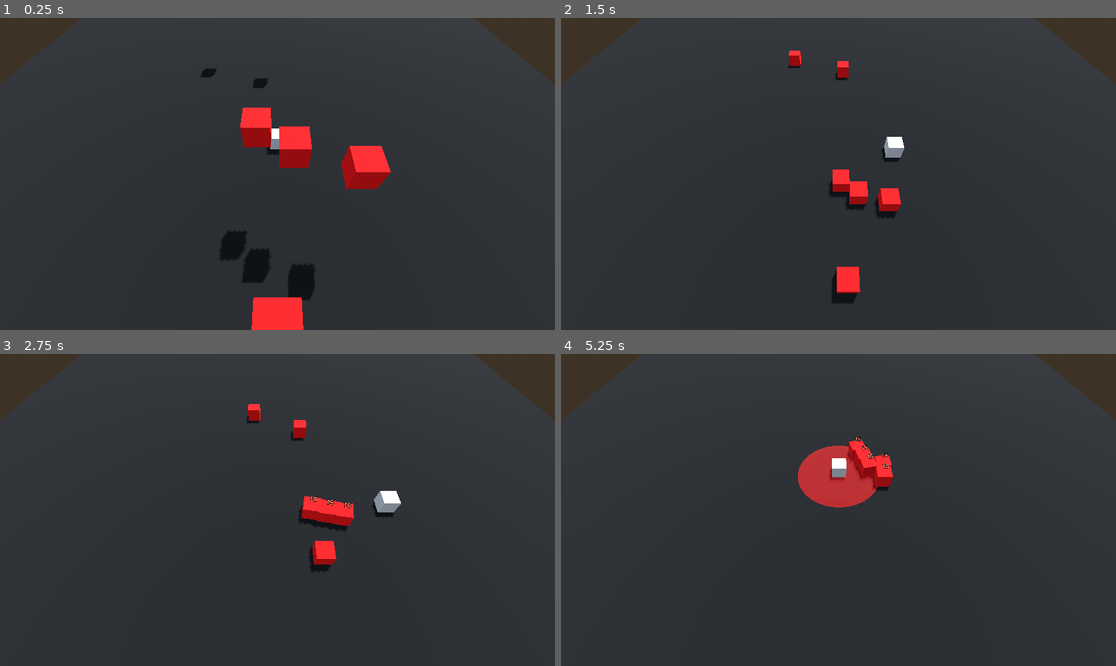
Above: before the commit, frames 1-4 (two rows, left to right).
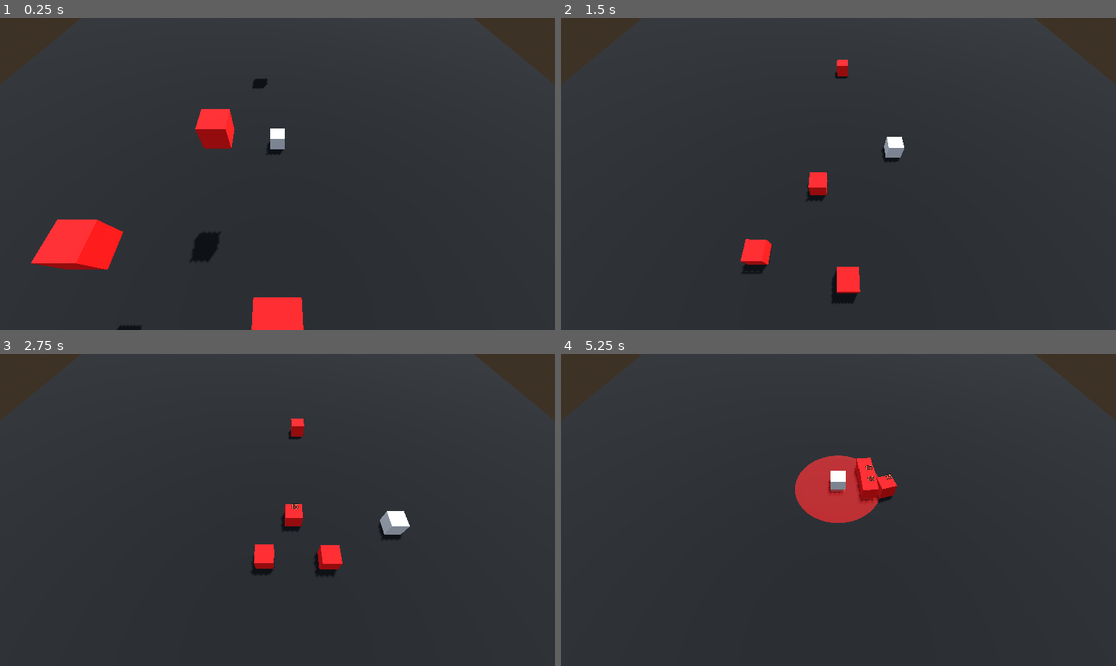
Above: after the commit, the same moments.

Repository: KamPit0605/gdc-project--dice-challenge
Game: Godot game, scene res://Scenes/prototype.tscn
Two runs of this game, one before a commit and one after it. Both use one fixed random seed, a clock stepped at 60 frames per second and the inputs below.
Inputs (mouse positions are in pixels of both pictures, inside the frame that each line leads up to):
- Up to frame 1 (0.25 s): no input
- Up to frame 2 (1.5 s): tap Enter (ui_accept) at 0.5, 0.77 s; move the mouse to (960, 158) at 0.52 s; hold D (Move_Right) 0.53-1.28 s; click (960, 158) at 0.6 s; move the mouse to (727, 189) at 1.27 s; hold S (Move_Backward) from 1.28 s (still down); click (727, 189) at 1.35 s
- Up to frame 3 (2.75 s): tap Enter (ui_accept) at 1.52 s; move the mouse to (333, 441) at 2.02 s; release S (Move_Backward) at 2.03 s; hold D (Move_Right) from 2.03 s (still down); tap Z (Auto_Attack) at 2.1 s; click (333, 441) at 2.3 s
- Up to frame 4 (5.25 s): move the mouse to (810, 572) at 2.77 s; release D (Move_Right) at 2.78 s; hold W (Move_Forward) 2.78-3.53 s; click (810, 572) at 2.85 s; tap Enter (ui_accept) at 3.02, 3.77, 4.52 s; move the mouse to (1005, 556) at 3.52 s; hold A (Move_Left) 3.53-5.03 s; click (1005, 556) at 3.6 s; move the mouse to (672, 463) at 4.27 s; tap Z (Auto_Attack) at 4.35 s; click (672, 463) at 4.55 s; move the mouse to (866, 510) at 5.02 s; hold S (Move_Backward) from 5.03 s (still down); click (866, 510) at 5.1 s

The runs differ from the first frame. In frame 1, 6.9% of the frame differs, in the area x 5-71%, y 16-100%; in frame 2, 1.9%; in frame 3, 2.7%; in frame 4, 2.4%.

Commit message:
2026-3-17 | Stronger Enemy Added
Added an instantiated Enemy Strong node (Previous enemy duplicate).

Changed and added new variables and functions on EnemySpawning script
   - variables RoundsSpawn and SpawnRNG
   - Changed the _instancing function. Instead of one specific level, it is now any, dependent on the function variable "Enemy".
    - InstanceDifferentTypes function proides rng for what spawns (and when regarding rounds of spawning.

Diff:
--- /dev/null
+++ b/Characters/Enemy/enemy_strong_dice.tscn
@@ -0,0 +1,45 @@
+[gd_scene format=3 uid="uid://dos88ftpsxo1b"]
+
+[ext_resource type="Script" uid="uid://dbe2tlcem6851" path="res://Scripts/Enemy/enemy_strong_dice.gd" id="1_xuio4"]
+
+[sub_resource type="BoxShape3D" id="BoxShape3D_w0rp6"]
+
+[sub_resource type="BoxMesh" id="BoxMesh_wwsqc"]
+
+[sub_resource type="StandardMaterial3D" id="StandardMaterial3D_fowbw"]
+albedo_color = Color(0.2784314, 0, 0, 1)
+
+[sub_resource type="BoxShape3D" id="BoxShape3D_wwsqc"]
+size = Vector3(1.05, 1.05, 1.05)
+
+[node name="enemyStrong_dice" type="RigidBody3D" unique_id=1738791593 groups=["Enemies"]]
+script = ExtResource("1_xuio4")
+
+[node name="CollisionShape" type="CollisionShape3D" parent="." unique_id=506290660]
+shape = SubResource("BoxShape3D_w0rp6")
+
+[node name="MeshInstance3D" type="MeshInstance3D" parent="." unique_id=75911881]
+mesh = SubResource("BoxMesh_wwsqc")
+surface_material_override/0 = SubResource("StandardMaterial3D_fowbw")
+
+[node name="EnemyTrigger" type="Area3D" parent="." unique_id=605287903 groups=["Enemies"]]
+
+[node name="CollisionShape3D" type="CollisionShape3D" parent="EnemyTrigger" unique_id=629395947]
+shape = SubResource("BoxShape3D_wwsqc")
+
+[node name="DamageCooldown" type="Timer" parent="." unique_id=528611121]
+wait_time = 0.1
+
+[node name="DamageLabel" type="Label3D" parent="." unique_id=502174633]
+transform = Transform3D(1.505, 0, 0, 0, 0.96739537, 1.1528969, 0, -1.1528969, 0.96739537, 0, 1, 0)
+visible = false
+modulate = Color(1, 0.47168958, 0.38229927, 1)
+text = "asdfsaefsadf"
+font_size = 50
+
+[node name="FollowingCooldown" type="Timer" parent="." unique_id=1520790909]
+
+[connection signal="area_entered" from="EnemyTrigger" to="." method="_on_enemy_trigger_area_entered"]
+[connection signal="area_exited" from="EnemyTrigger" to="." method="_on_enemy_trigger_area_exited"]
+[connection signal="timeout" from="DamageCooldown" to="." method="_on_damage_cooldown_timeout"]
+[connection signal="timeout" from="FollowingCooldown" to="." method="_on_following_cooldown_timeout"]
--- a/Scenes/Systems/EnemySpawner.tscn
+++ b/Scenes/Systems/EnemySpawner.tscn
@@ -2,10 +2,12 @@
 
 [ext_resource type="Script" uid="uid://tath0ygmvrin" path="res://Scripts/Enemy/EnemySpawning.gd" id="1_up1wc"]
 [ext_resource type="PackedScene" uid="uid://djs3rameploj" path="res://Characters/Enemy/enemy_low_dice.tscn" id="2_aoe3b"]
+[ext_resource type="PackedScene" uid="uid://dos88ftpsxo1b" path="res://Characters/Enemy/enemy_strong_dice.tscn" id="3_x13wn"]
 
 [node name="Enemy Spawner" type="Node3D" unique_id=1095715711]
 script = ExtResource("1_up1wc")
 EnemyLowLevel = ExtResource("2_aoe3b")
+EnemyStrongLevel = ExtResource("3_x13wn")
 
 [node name="SpawnerCooldown" type="Timer" parent="." unique_id=1614421818]
 wait_time = 10.0
--- a/Scripts/Enemy/EnemySpawning.gd
+++ b/Scripts/Enemy/EnemySpawning.gd
@@ -3,6 +3,7 @@
 @onready var SpawnerCooldown = $SpawnerCooldown
 
 @export var EnemyLowLevel: PackedScene
+@export var EnemyStrongLevel: PackedScene
 @export var targetPlayer: Node3D
 
 @export var TopPositionMarker: Node3D
@@ -12,6 +13,9 @@
 
 var Spawning: bool
 var SpawnCount: int
+
+var RoundsSpawn: int #how many times the enemies spawned
+var SpawnRNG: int #the chance for different enemies
 
 var SpawnPosition: int
 
@@ -27,7 +31,8 @@
 		#var EnemyLowSpawned = EnemyLowLevel.instantiate()
 		#add_child(EnemyLowSpawned)
 		SpawnPosition = randi_range(0,1)
-		_instancing()
+		SpawnRNG = randi_range(0,50)
+		_instanceDifferentTypes()
 		SpawnCount -= 1
 
 	else:
@@ -36,20 +41,25 @@
 
 
 
-func _instancing():
-	var Instance_LowLevel = EnemyLowLevel.instantiate()
-	add_child(Instance_LowLevel)
-	Instance_LowLevel.Player = targetPlayer
+func _instancing(Enemy):
+	var Instance_Level = Enemy.instantiate()
+	add_child(Instance_Level)
+	Instance_Level.Player = targetPlayer
 	if SpawnPosition == 0:
-		Instance_LowLevel.position = Vector3(TopPositionMarker.position.x,6,TopPositionMarker.position.z)
+		Instance_Level.position = Vector3(TopPositionMarker.position.x,6,TopPositionMarker.position.z)
 		TopPositionMarker.translate(Vector3(randf_range(-5,5),0,randf_range(-5,2)))
 		#Instance_Lowlevel.translate(Vector3(randf_range(-5,5),6,randf_range(-5,5)))
 	elif SpawnPosition == 1:
-		Instance_LowLevel.position = Vector3(BottomPositionMarker.position.x,6,BottomPositionMarker.position.z)
+		Instance_Level.position = Vector3(BottomPositionMarker.position.x,6,BottomPositionMarker.position.z)
 		BottomPositionMarker.translate(Vector3(randf_range(-5,5),0,randf_range(-5,2)))
 	#Instance_LowLevel.TopMidPosition = TopPositionMarker
 	#Instance_LowLevel.BottomMidPosition = BottomPositionMarker
-
+func _instanceDifferentTypes():
+	if SpawnRNG >= 30:
+		if RoundsSpawn >= 5:
+			_instancing(EnemyStrongLevel)
+	else:
+		_instancing(EnemyLowLevel)
 
 
 func _on_spawner_cooldown_timeout():
@@ -58,4 +68,5 @@
 	Spawning = true
 	TopPositionMarker.global_position = TopMidReset.global_position
 	BottomPositionMarker.global_position = BottomMidReset.global_position
+	RoundsSpawn += 1
 	SpawnerCooldown.start(10)
--- /dev/null
+++ b/Scripts/Enemy/enemy_strong_dice.gd
@@ -0,0 +1,138 @@
+extends RigidBody3D
+#Globals
+	#GlobalPlayerScript
+
+@export var Enemy = RigidBody3D
+@export var rotationSpeed: float = 15
+@export var EnemyTrigger = Area3D
+@onready var DamageCooldownTimer = $DamageCooldown
+@onready var DamageLabel = $DamageLabel
+
+var PlayerAttackTrigger: bool = false #entered player's Area3D
+var DamageCooldown: bool = false
+var DamageCooldownF: float = 0.5
+#--MOVEMENT--
+var SPEED = 3.0
+
+#--HEALTH--
+var Health: int = 50
+
+#--PLAYER FOLLOW--
+var Player: CharacterBody3D #@export
+
+@onready var FollowingCooldownTimer = $FollowingCooldown
+var FollowPlayer: bool = false
+
+#--ADJUSTMENTS--
+var TriggerOfF: float = 1.0 #variable for preventing any triggering happen within float time
+var PlayerAreaCount: int = 0 #counts how many times it entered the Area3D (even in some OTHER way that I don't know)
+
+#--SPAWNING--
+var TopMidPosition = Node3D #@export
+var BottomMidPosition = Node3D #@export
+var Positioner: int #assigns the above positions to their respective ints
+
+#@export var Cloned: bool = false
+
+# Called when the node enters the scene tree for the first time.
+func _ready():
+	#Cloned = true
+	DisableALLTriggers()
+	FollowingCooldownTimer.start(1)
+	#if Cloned:
+		#_ifSpawning()
+
+
+# Called every frame. 'delta' is the elapsed time since the previous frame.
+func _process(delta):
+	DamageLabel.text = str(Health)
+	_debugPrinting()
+	if (GlobalPlayerScript.Attacking == true && PlayerAttackTrigger == true && DamageCooldown == false): #damage taken
+		Health -= 15
+		DamageCooldownTimer.start(DamageCooldownF)
+		DamageLabel.visible = true
+		_followcooldown(0.5)
+		print("OUCH!")
+		DamageCooldown = true
+
+	_Health()
+	#_followingplayer()
+	#_triggerAdjust()
+
+func _debugPrinting():
+	pass
+	#print(Health, FollowPlayer)
+
+func _physics_process(delta):
+	#if Cloned:
+		var targetPlayer = (Player.position - position).normalized()
+		if FollowPlayer:
+			position += targetPlayer * SPEED * delta
+
+func _on_damage_cooldown_timeout():
+	DamageCooldown = false
+
+func _Health():
+	if Health <= 0:
+		queue_free()
+		#self.visible = false
+		#FollowPlayer = false
+		#Health = 0
+
+
+func _triggerAdjust():
+	pass
+	#TriggerOfF - 0.1
+	#if (TriggerOfF > 0):
+	#	DisableALLTriggers()
+	#else:
+	#	TriggerOfF = 0
+
+func DisableALLTriggers():
+	PlayerAttackTrigger = false
+
+
+func _on_attack_trigger_area_entered(_area): #player's trigger
+	PlayerAreaCount += 1
+	if (PlayerAreaCount > 1):
+		PlayerAttackTrigger = true
+		PlayerAreaCount = 2
+
+#func _on_attack_trigger_area_exited(_area): (DIFFERENT FUNCTION: _on_enemy_trigger_area_entered(area))
+	#PlayerAttackTrigger = false
+
+func _on_enemy_trigger_area_entered(area):
+	#print(area.name)
+	if area.is_in_group("AttackTrigger"):
+		PlayerAreaCount += 1
+		if (PlayerAreaCount >= 1):
+			PlayerAttackTrigger = true
+			PlayerAreaCount = 2
+
+func _on_enemy_trigger_area_exited(area):
+	if area.is_in_group("AttackTrigger"):
+		PlayerAttackTrigger = false
+#func _followingplayer(): (KEEP THIS COMMENTED FOR NOW)
+	#var targetPlayer = (Player.position - position).normalized()
+	#if FollowPlayer:
+		#position += targetPlayer * SPEED
+
+func _followcooldown(seconds):
+	FollowPlayer = false
+	FollowingCooldownTimer.start(seconds)
+
+
+#func _spawning(PositionMarker):
+	#transform.origin = PositionMarker.position
+	#translate(Vector3(randf_range(-5,5),6,randf_range(-5,5)))
+
+#func _ifSpawning():
+	#Positioner = randi_range(0,1)
+	#if Positioner == 0:
+		#_spawning(TopMidPosition)
+	#elif Positioner == 1:
+		#_spawning(BottomMidPosition)
+
+func _on_following_cooldown_timeout():
+	#if Cloned:
+		FollowPlayer = true
Not shown, added: Scripts/Enemy/enemy_strong_dice.gd.uid
